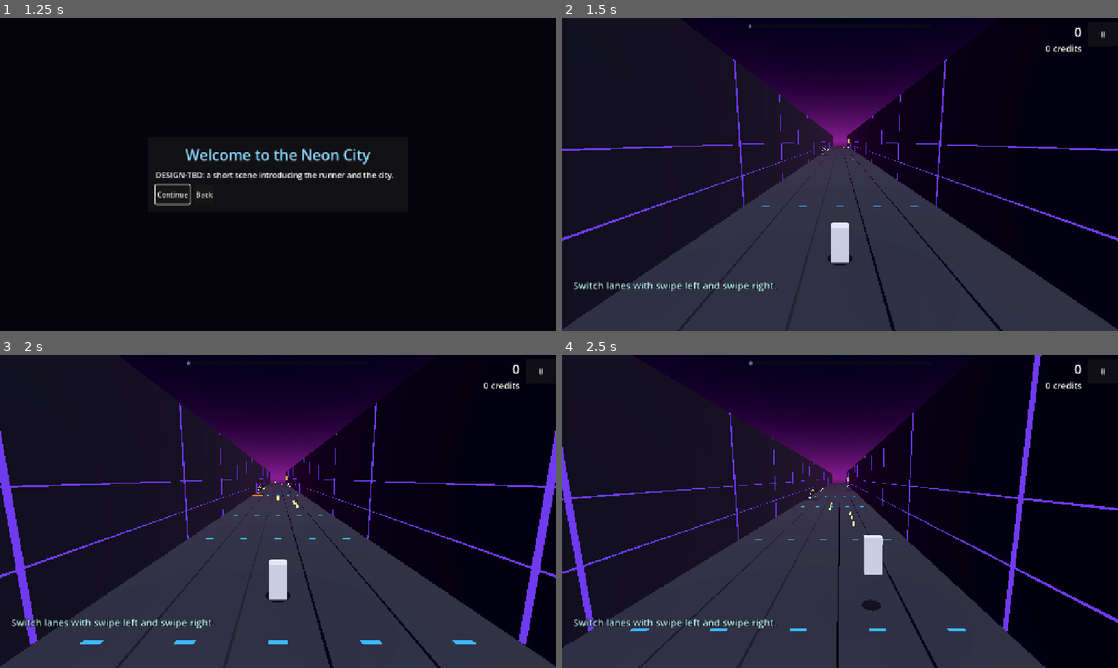
Above: before the commit, frames 1-4 (two rows, left to right).
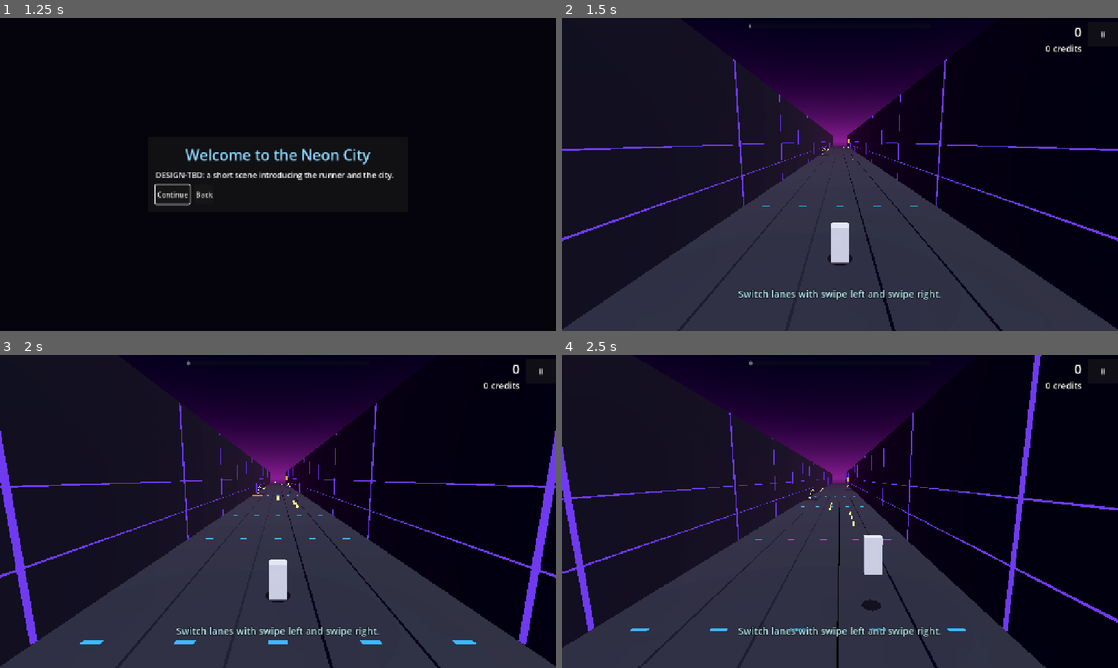
Above: after the commit, the same moments.

Repository: JacobCromwell/NeonRunner
Game: Godot game, scene res://scenes/main.tscn
Two runs of this game, one before a commit and one after it. Both use one fixed random seed, a clock stepped at 60 frames per second and the inputs below.
Inputs (mouse positions are in pixels of both pictures, inside the frame that each line leads up to):
- Up to frame 1 (1.25 s): click "Play" at 0.5 s
- Up to frame 2 (1.5 s): click "Continue" at 1.25 s
- Up to frame 3 (2 s): no input
- Up to frame 4 (2.5 s): tap Enter at 2 s; move the mouse to (962, 495) at 2.02 s; hold Right (move_right) from 2.03 s (still down); tap Shift (dash) at 2.1 s; click (962, 495) at 2.17 s; tap Up (jump) at 2.27 s

Frame 1 is identical in both runs. In frame 2, 1.0% of the frame differs, in the area x 2-69%, y 84-90%; in frame 3, 1.0%; in frame 4, 1.0%.

Commit message:
Fix the hint banner layout; enable ETC2/ASTC import for web and Android
The web demo now exports and runs in a browser (checked in headless Chromium:
title, the intro slot, and City level 1 with its hints).

Co-Authored-By: Claude Opus 5.5 <noreply@anthropic.com>
Claude-Session: https://claude.ai/code/session_012JJAcAhBdZbxgGQfkbi75J

Diff:
--- a/project.godot
+++ b/project.godot
@@ -128,4 +128,5 @@
 renderer/rendering_method="forward_plus"
 renderer/rendering_method.mobile="mobile"
 rendering_device/fallback_to_opengl3=true
+textures/vram_compression/import_etc2_astc=true
 environment/defaults/default_clear_color=Color(0.02, 0.015, 0.05, 1)
--- a/scripts/ui/run_hud.gd
+++ b/scripts/ui/run_hud.gd
@@ -52,13 +52,13 @@
 	_message.grow_vertical = Control.GROW_DIRECTION_BOTH
 
 	_hint = _label(self, 22, HORIZONTAL_ALIGNMENT_CENTER)
-	_hint.set_anchors_and_offsets_preset(Control.PRESET_CENTER_BOTTOM)
-	_hint.offset_top = -120.0
-	_hint.offset_bottom = -80.0
-	_hint.grow_horizontal = Control.GROW_DIRECTION_BOTH
+	_hint.set_anchors_and_offsets_preset(Control.PRESET_BOTTOM_WIDE)
+	_hint.offset_left = 160.0
+	_hint.offset_right = -160.0
+	_hint.offset_top = -140.0
+	_hint.offset_bottom = -70.0
+	_hint.vertical_alignment = VERTICAL_ALIGNMENT_BOTTOM
 	_hint.autowrap_mode = TextServer.AUTOWRAP_WORD_SMART
-	_hint.custom_minimum_size.x = 760.0
-	_hint.position.x -= 380.0
 	_hint.add_theme_color_override(&"font_color", Color(0.75, 0.95, 1.0))
 
 	_pause = Button.new()
